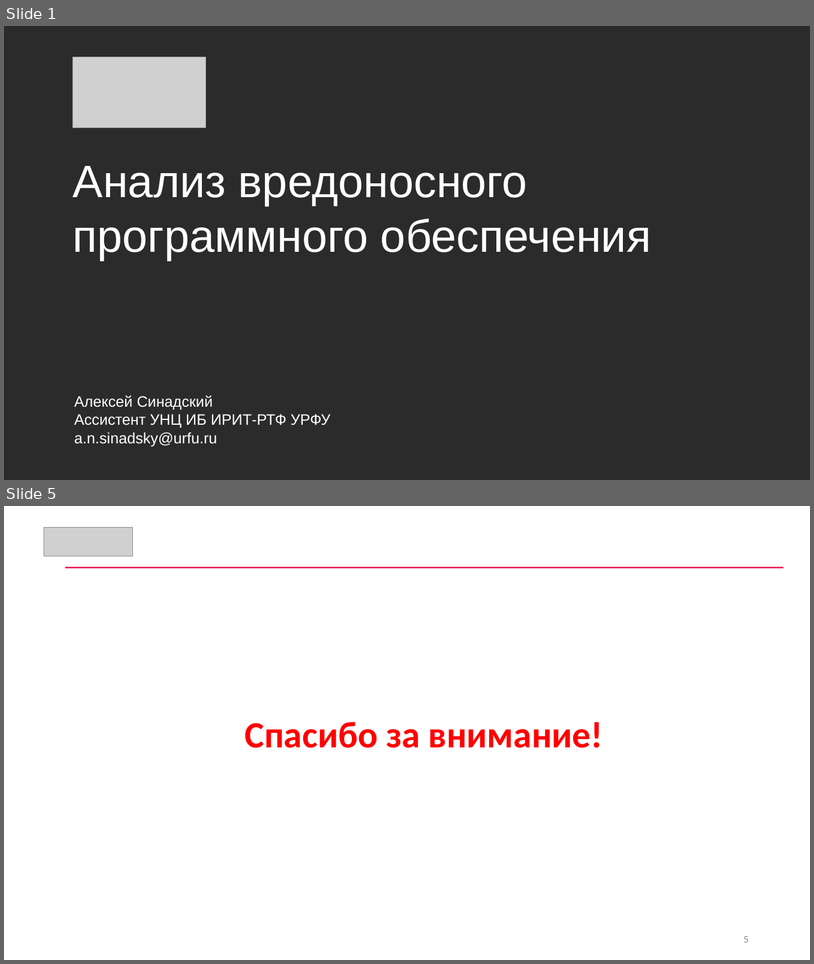
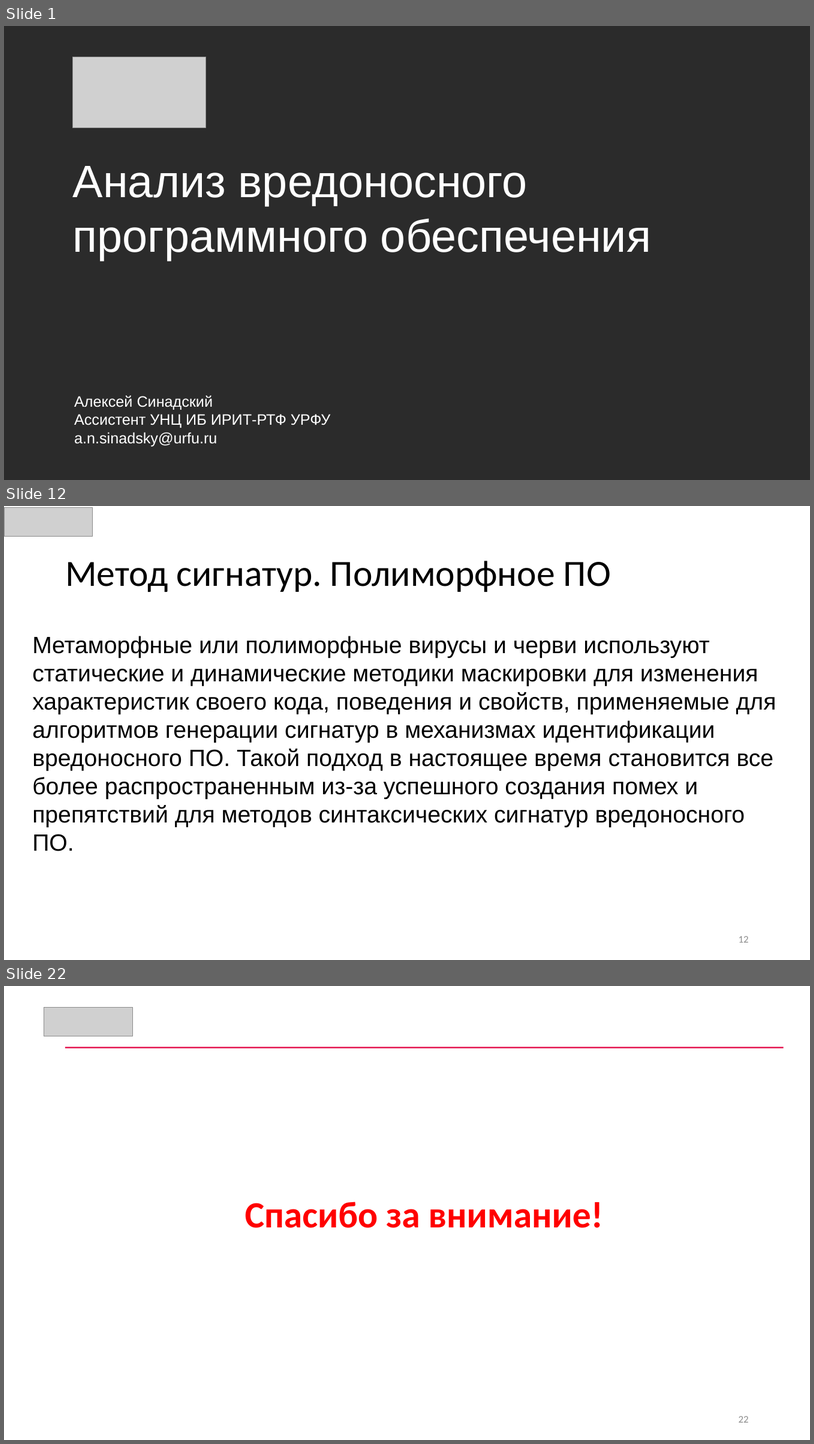
Before and after one commit to CyberLympha/AI-for-IS-Course, a slide deck: Лекции/Анализ вредоносного программного обеспечения.pptx. Shown one above the other, each under a label of ours: slides 1 and 5 before the commit, slides 1, 12 and 22 after it; the slides between them are not shown. The pictures are 814x964 and 814x1444 pixels, drawn with LibreOffice and Linux fonts; fonts in the diff are those of the drawing; grey boxes stand for pictures; background and template pictures are left out; a plain dark background stands for a picture behind light text. Boxes give left, top, right and bottom in pixels: in the first picture for what was removed or moved away, otherwise in the second. Text is boxed around its words. In the diff, an @@ line names an element or a change of style, - is before the commit and + after.

Commit message:
Нализ вредоносного ПО, Лекция

```diff
--- a/Лекции/Анализ вредоносного программного обеспечения.pptx
+++ b/Лекции/Анализ вредоносного программного обеспечения.pptx
@@ slide 12 added at (4,506,810,960), background #FFFFFF @@
@@ picture added at (4,508,93,536) @@
@@ title added at (65,561,611,592), 44 pt, text #000000 @@
+Метод сигнатур. Полиморфное ПО
@@ text added at (32,636,777,851), 28 pt, text #000000 @@
+Метаморфные или полиморфные вирусы и черви используют статические и динамические методики маскировки для изменения характеристик своего кода, поведения и свойств, применяемые для алгоритмов генерации сигнатур в механизмах идентификации вредоносного ПО. Такой подход в настоящее время становится все более распространенным из-за успешного создания помех и препятствий для методов синтаксических сигнатур вредоносного ПО.
@@ page number added at (739,936,749,942), 12 pt, text #8B8B8B @@
+12
@@ what was slide 5 is now slide 22 @@
@@ page number at (739,1416,749,1422): text changed @@
-5
+22
```
Also in this commit, not shown: 2 slides changed, 17 other slides added, 1 slide removed, 1 other file.
